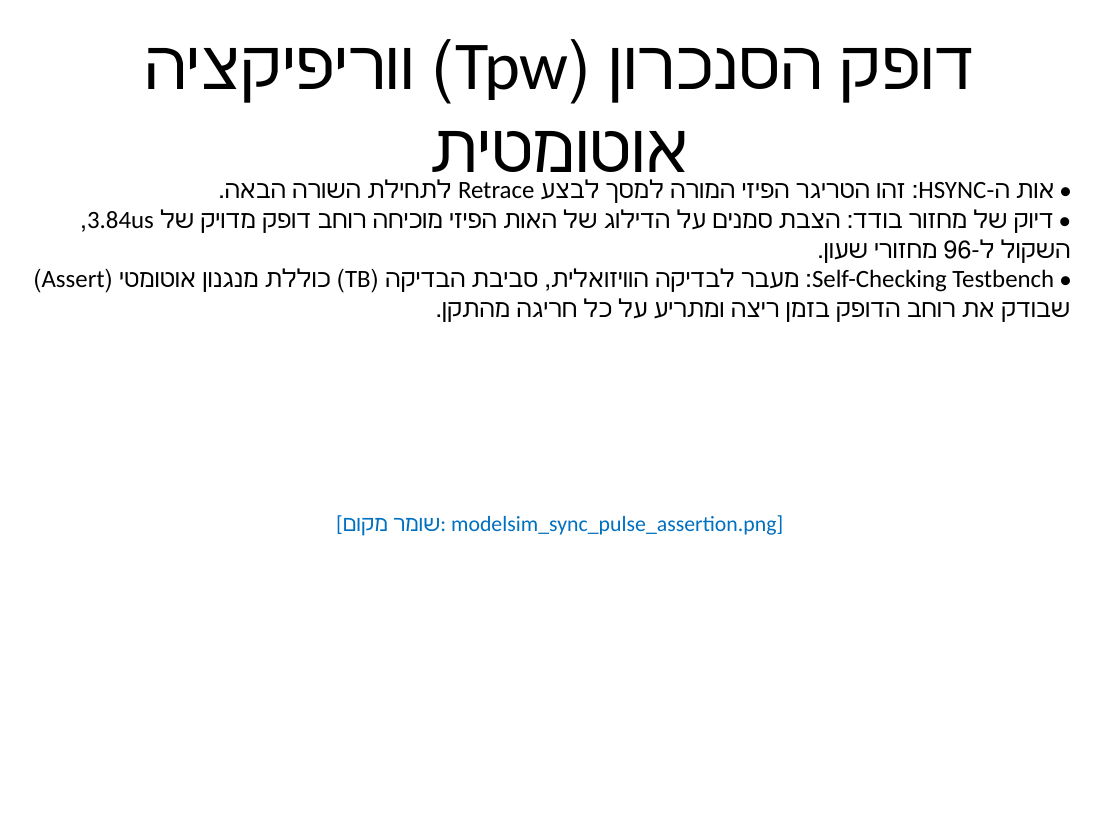
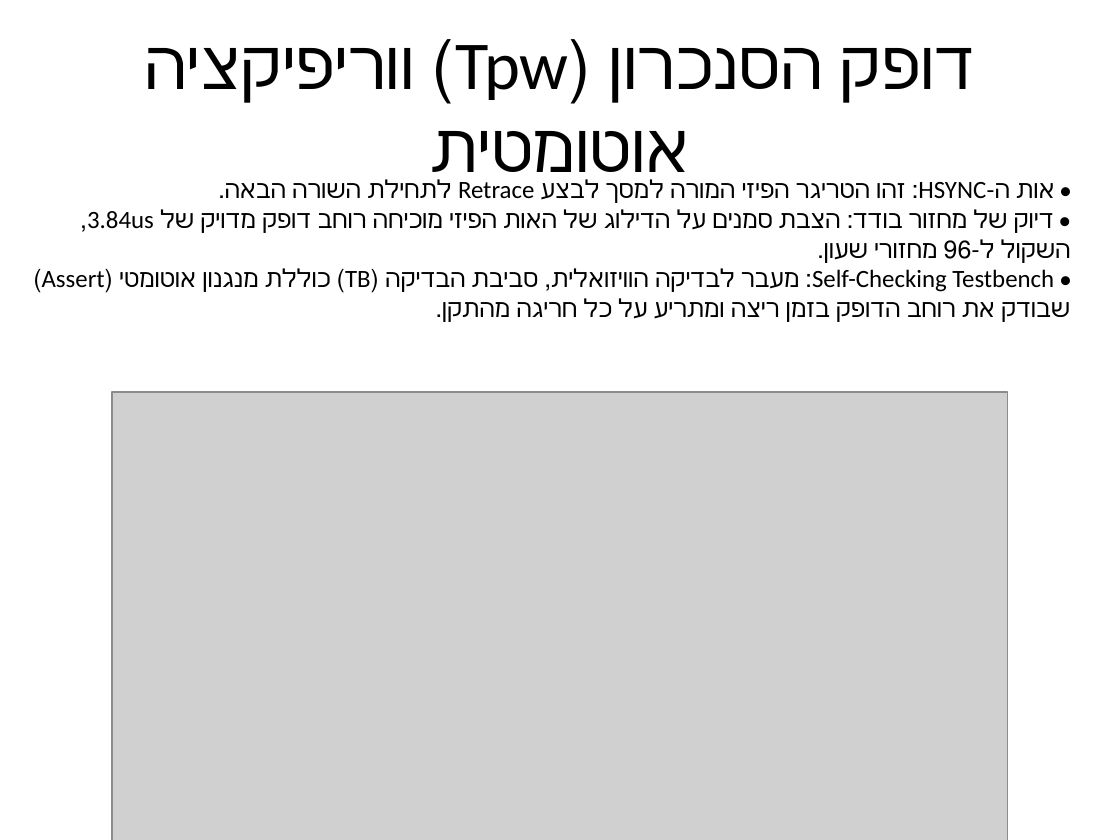
Before and after one commit to yosiBrim/fall-detection-fpga, a slide deck: slide 21 of docs/presentation/output/VGA_Presentation_Yossi.pptx. Drawn at 1120x840 pixels with LibreOffice and Linux fonts; fonts in the diff are those of the drawing; grey boxes stand for pictures. Boxes give left, top, right and bottom in pixels: in the first picture for what was removed or moved away, otherwise in the second. Text is boxed around its words. In the diff, an @@ line names an element or a change of style, - is before the commit and + after.

```diff
--- a/docs/presentation/output/VGA_Presentation_Yossi.pptx
+++ b/docs/presentation/output/VGA_Presentation_Yossi.pptx
@@ picture added at bbox=[112, 392, 1008, 840] @@
@@ text removed at bbox=[393, 515, 783, 535] @@
-[שומר מקום: modelsim_sync_pulse_assertion.png]
```
Also in this commit, not shown: 2 other slides changed.
